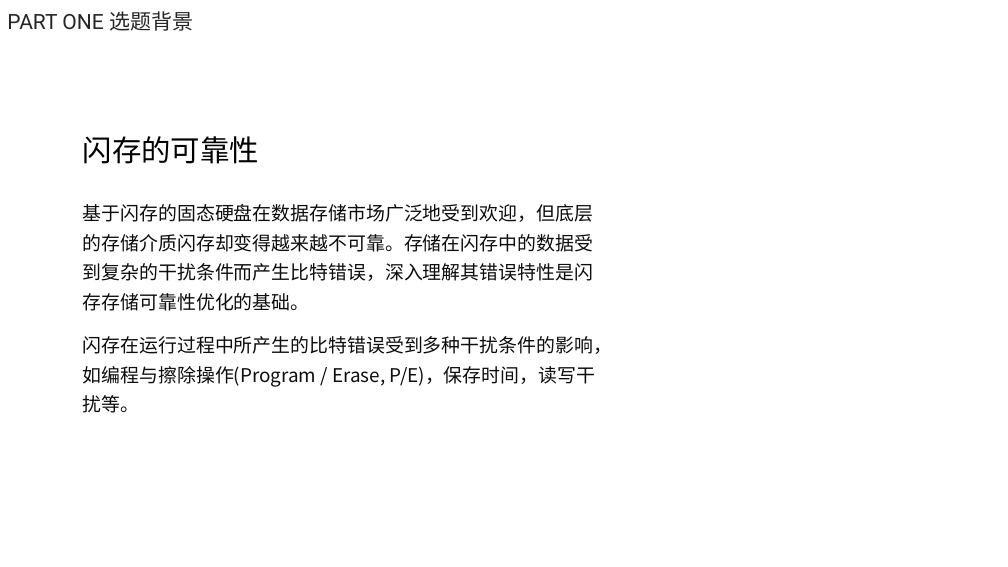
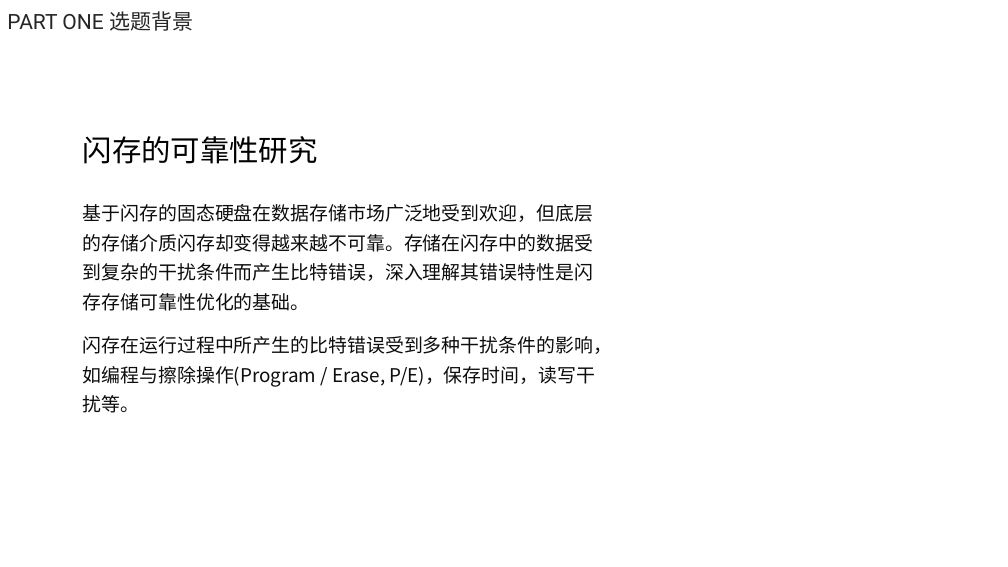
Before and after one commit to MSMsssss/NandFlash_GAN, a slide deck: slide 5 of doc/答辩PPT.pptx. Drawn at 1008x567 pixels with LibreOffice and Linux fonts; fonts in the diff are those of the drawing; background and template pictures are left out. Boxes give left, top, right and bottom in pixels: in the first picture for what was removed or moved away, otherwise in the second. Text is boxed around its words. In the diff, an @@ line names an element or a change of style, - is before the commit and + after.

```diff
--- a/doc/答辩PPT.pptx
+++ b/doc/答辩PPT.pptx
@@ text at box(83, 136, 318, 164): text changed @@
-闪存的可靠性
+闪存的可靠性研究
```
Also in this commit, not shown: 1 other slide changed, 3 slides added, 3 slides removed, 2 other files.
